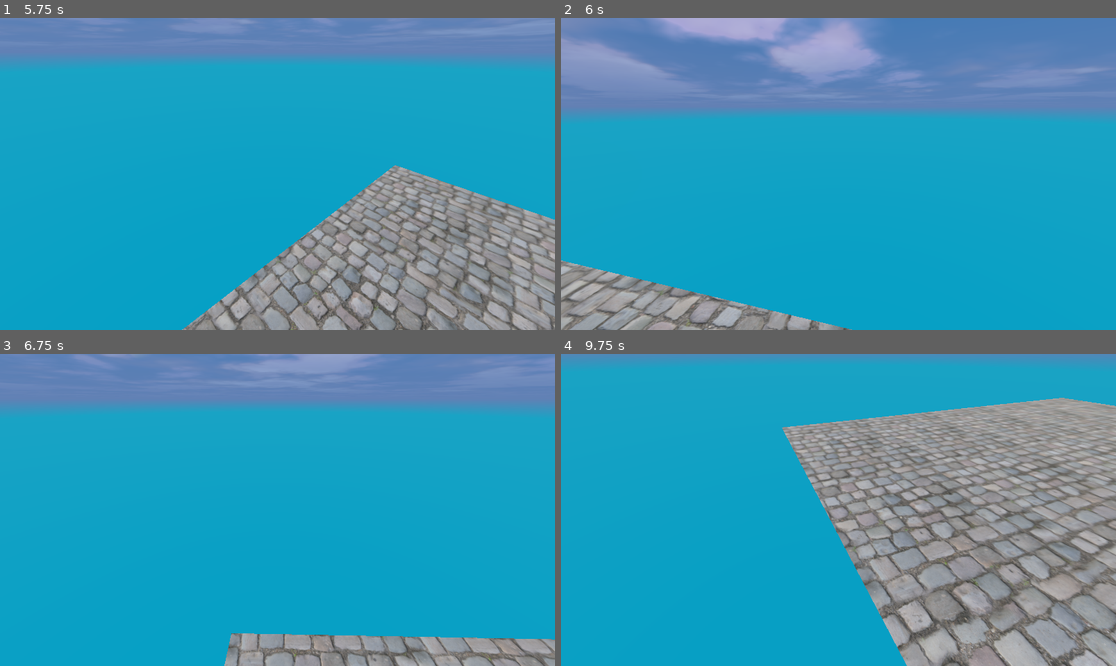
Above: before the commit, frames 1-4 (two rows, left to right).
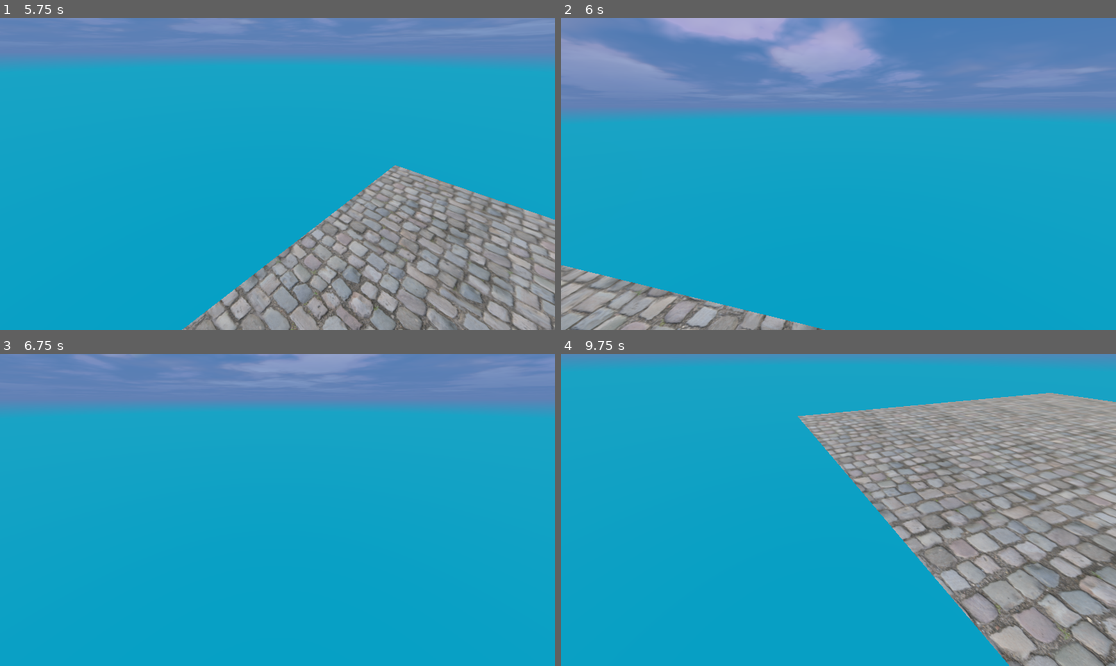
Above: after the commit, the same moments.

Repository: vierth/qianlongsworld
Game: Godot game, scene res://levels/main/main.tscn
The game is run twice, just before and just after one commit, with the same random seed, the same clock (stepped at 60 frames per second) and the same inputs.
Inputs (mouse positions are in pixels of both pictures, inside the frame that each line leads up to):
- Up to frame 1 (5.75 s): tap Enter (ui_accept) at 0.5, 0.77, 1.52, 2.75, 3.02, 3.77, 4.52, 5 s; move the mouse to (399, 158) at 0.52 s; hold D (right) 0.53-1.28 s; click (399, 158) at 0.67 s; move the mouse to (249, 174) at 1.27 s; hold = (speed_up, bound only after the commit) from 1.28 s (still down); move the mouse to (288, 167) at 2.02 s; move the mouse to (271, 180) at 2.77 s; move the mouse to (316, 177) at 3.52 s; move the mouse to (233, 170) at 4.27 s; move the mouse to (283, 174) at 5.02 s
- Up to frame 2 (6 s): move the mouse to (816, 167) at 5.77 s; release = (speed_up, bound only after the commit) at 5.78 s; hold D (right) from 5.78 s (still down)
- Up to frame 3 (6.75 s): tap Enter (ui_accept) at 6.02, 6.5 s; move the mouse to (305, 510) at 6.52 s; release D (right) at 6.53 s; hold = (speed_up, bound only after the commit) from 6.53 s (still down)
- Up to frame 4 (9.75 s): tap Enter (ui_accept) at 6.77, 7.25, 7.52, 8.75, 9.02 s; move the mouse to (810, 510) at 7.27 s; move the mouse to (849, 503) at 8.02 s; move the mouse to (832, 516) at 8.77 s; release = (speed_up, bound only after the commit) at 8.78 s; hold A (left) 8.78-9.53 s; move the mouse to (877, 513) at 9.52 s; hold = (speed_up, bound only after the commit) from 9.53 s (still down)

Frame 1 is identical in both runs. In frame 2, 3.0% of the frame differs, in the area x 0-53%, y 77-100%; in frame 3, 5.6%; in frame 4, 26%, in the area x 39-100%, y 12-100%.

Commit message:
Add input mapping for speed up and down

Diff:
--- a/game/project.godot
+++ b/game/project.godot
@@ -42,3 +42,13 @@
 "events": [Object(InputEventKey,"resource_local_to_scene":false,"resource_name":"","device":-1,"window_id":0,"alt_pressed":false,"shift_pressed":false,"ctrl_pressed":false,"meta_pressed":false,"pressed":false,"keycode":0,"physical_keycode":68,"key_label":0,"unicode":100,"echo":false,"script":null)
 ]
 }
+speed_up={
+"deadzone": 0.5,
+"events": [Object(InputEventKey,"resource_local_to_scene":false,"resource_name":"","device":-1,"window_id":0,"alt_pressed":false,"shift_pressed":false,"ctrl_pressed":false,"meta_pressed":false,"pressed":false,"keycode":0,"physical_keycode":61,"key_label":0,"unicode":61,"echo":false,"script":null)
+]
+}
+speed_down={
+"deadzone": 0.5,
+"events": [Object(InputEventKey,"resource_local_to_scene":false,"resource_name":"","device":-1,"window_id":0,"alt_pressed":false,"shift_pressed":false,"ctrl_pressed":false,"meta_pressed":false,"pressed":false,"keycode":0,"physical_keycode":45,"key_label":0,"unicode":45,"echo":false,"script":null)
+]
+}
